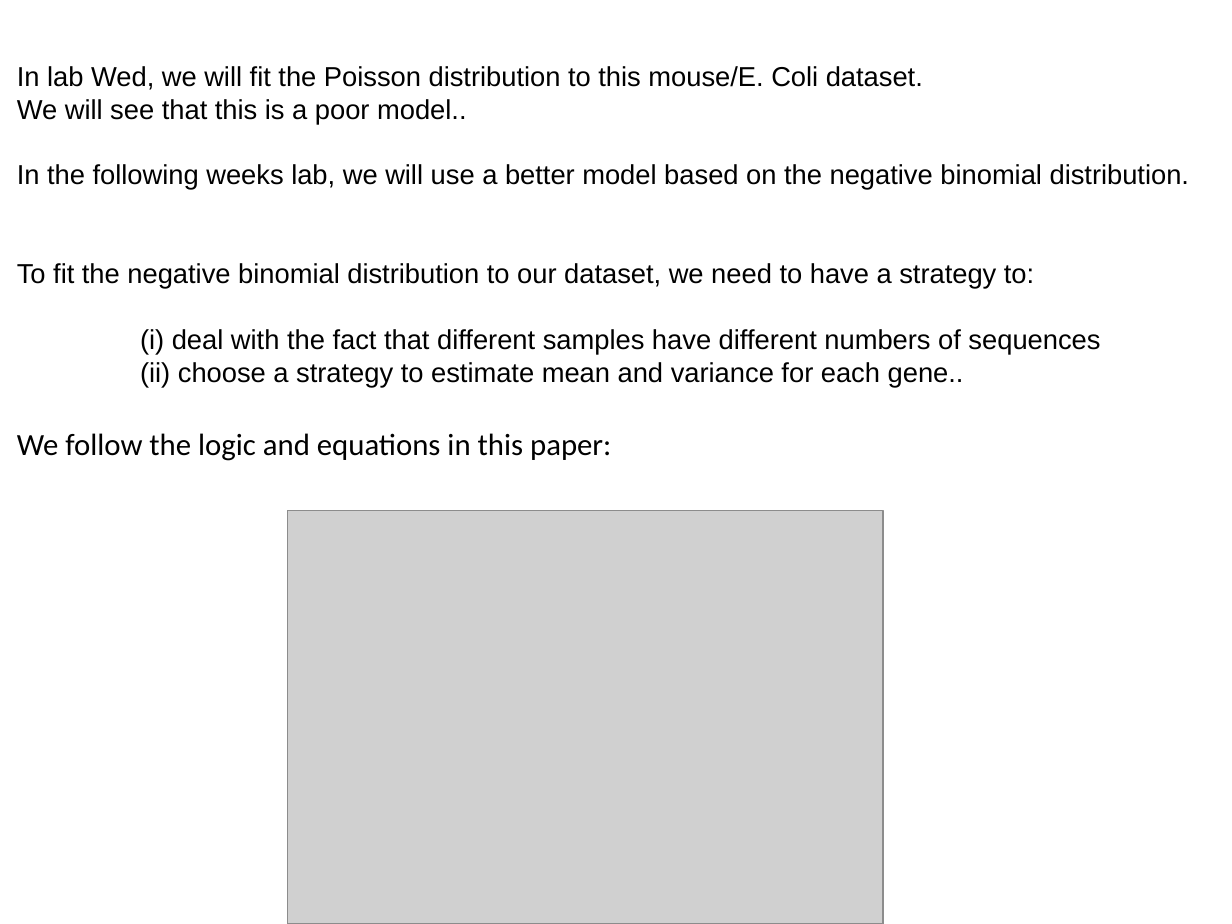
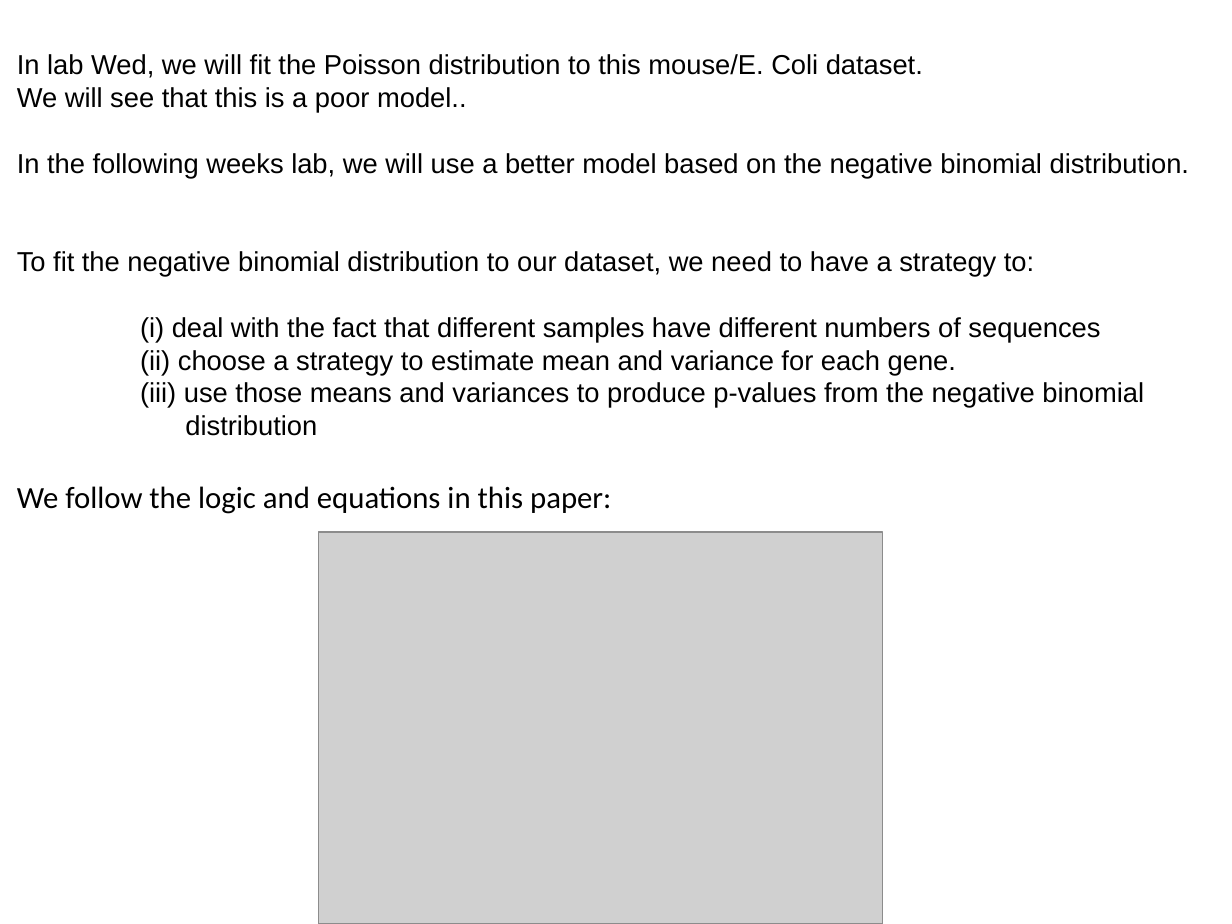
Before and after one commit to afodor/afodor.github.io, a slide deck: slide 14 of classes/stats2015/Lecture10.pptx. Drawn at 1232x924 pixels with LibreOffice and Linux fonts; fonts in the diff are those of the drawing; grey boxes stand for pictures. Boxes give left, top, right and bottom in pixels: in the first picture for what was removed or moved away, otherwise in the second. Text is boxed around its words. In the diff, an @@ line names an element or a change of style, - is before the commit and + after.

Commit message:
updating lecture 10

```diff
--- a/classes/stats2015/Lecture10.pptx
+++ b/classes/stats2015/Lecture10.pptx
@@ text "In lab Wed, we will ...": place and size @@
-text "In lab Wed, we will ..." at (17, 66, 1189, 461)
+text "In lab Wed, we will ..." at (17, 54, 1189, 514)
@@ text at (140, 350, 1144, 436): text changed @@
-(ii) choose a strategy to estimate mean and variance for each gene..
+(ii) choose a strategy to estimate mean and variance for each gene.
+(iii) use those means and variances to produce p-values from the negative binomial
+distribution
@@ picture: place and size @@
-picture at (287, 510, 882, 924)
+picture at (318, 532, 882, 924)
```
Also in this commit, not shown: 1 other slide changed, 6 slides added, 1 other file.
